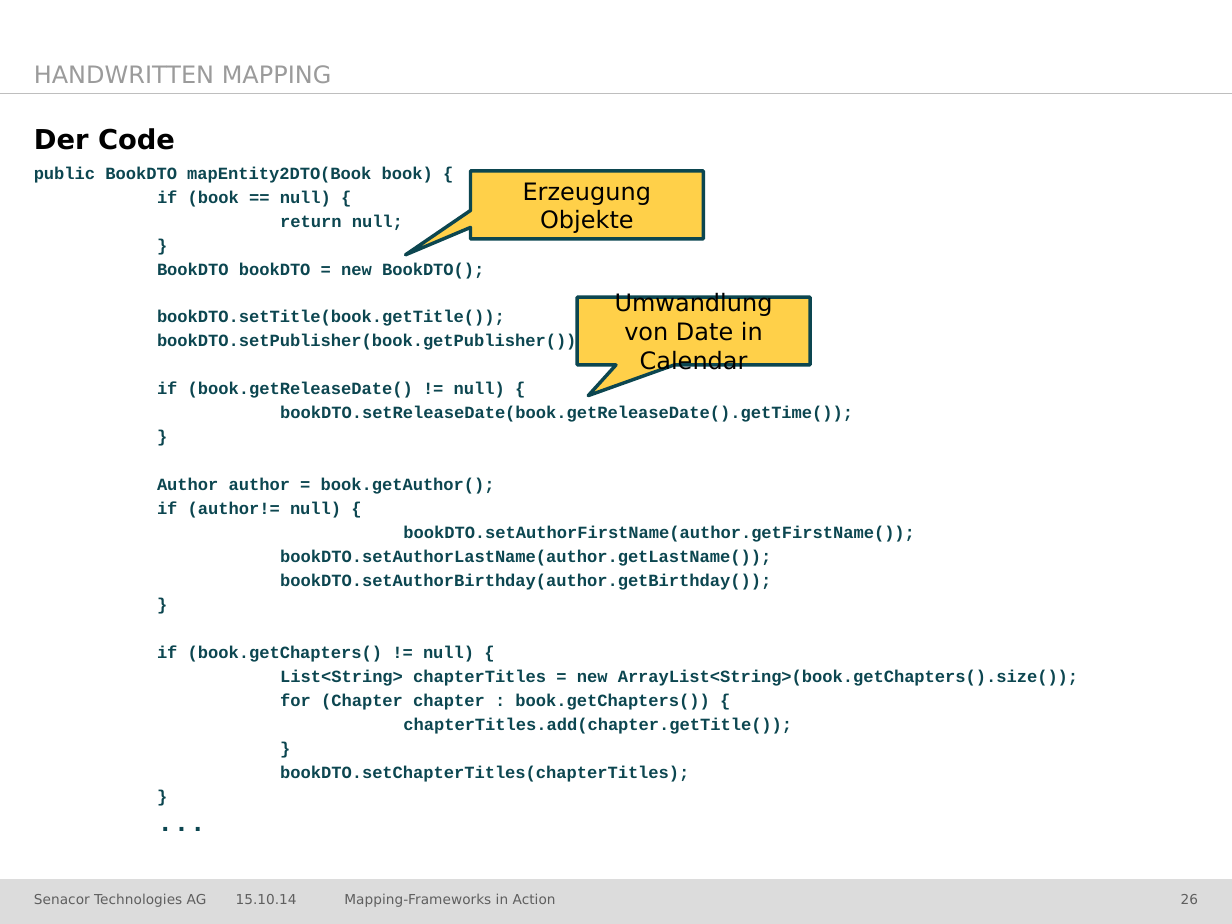
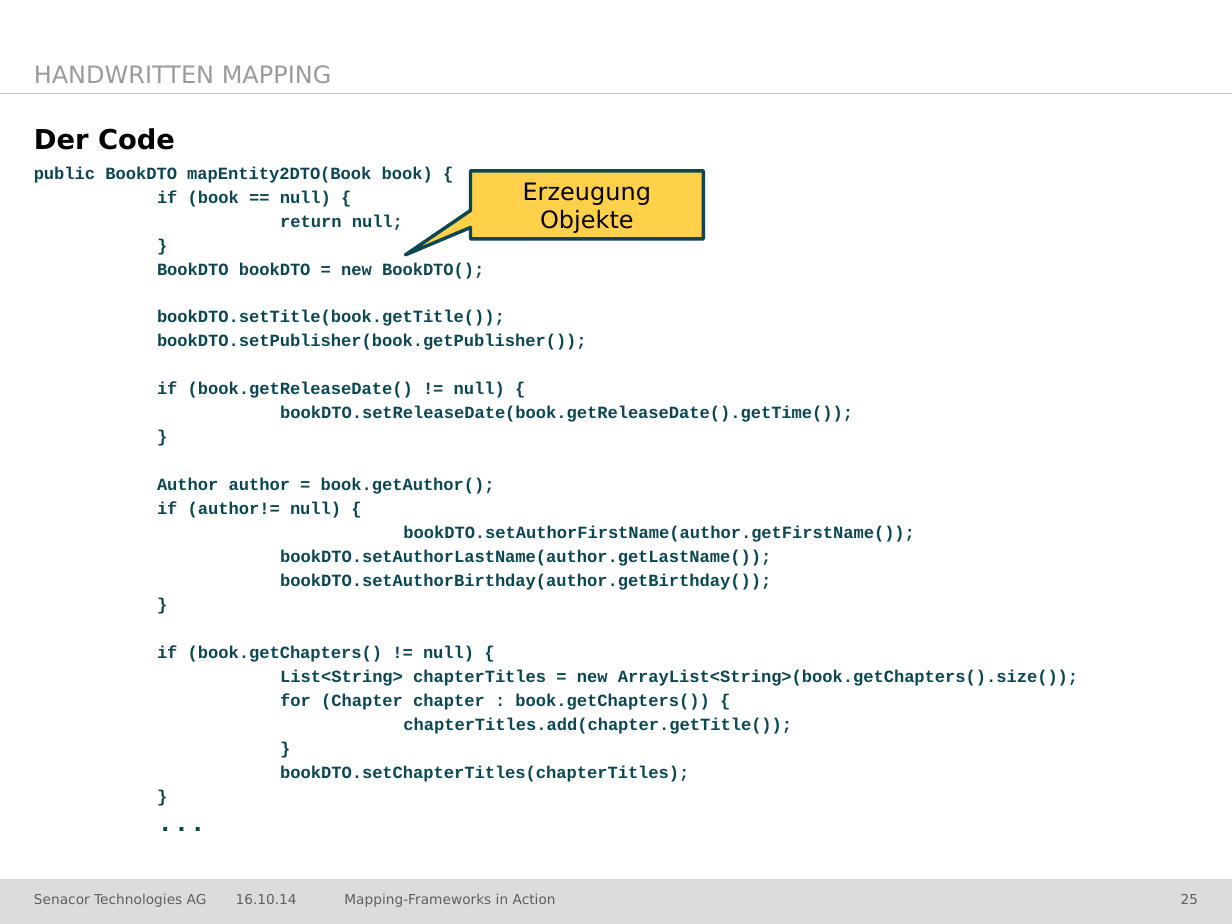
Before and after one commit to jschwalb/Mappings, a slide deck: slide 25 of presentation.pptx (slide 26 before the commit). Drawn at 1232x924 pixels with LibreOffice and Linux fonts; fonts in the diff are those of the drawing; background and template pictures are left out. Boxes give left, top, right and bottom in pixels: in the first picture for what was removed or moved away, otherwise in the second. Text is boxed around its words. In the diff, an @@ line names an element or a change of style, - is before the commit and + after.

```diff
--- a/presentation.pptx
+++ b/presentation.pptx
@@ speech box removed at (578, 297, 811, 365) @@
-Umwandlung von Date in Calendar
@@ text at (236, 894, 297, 904): text changed @@
-15.10.14
+16.10.14
@@ page number at (1181, 894, 1198, 904): text changed @@
-26
+25
```
Also in this commit, not shown: 51 other slides changed, 1 slide added.
